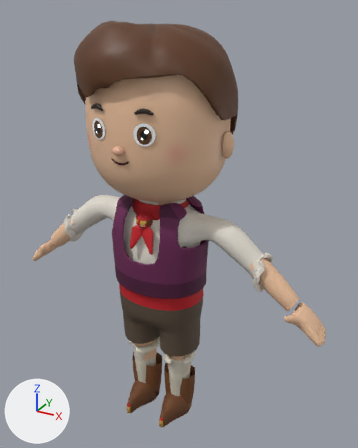
Renders of the Blender file entrega/personajes/protagonista/char_protagonista.blend from each side of a commit.
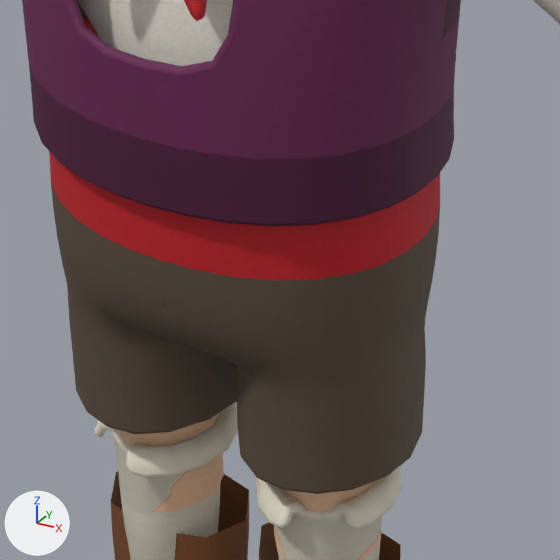
The first picture shows the older version from a 50 mm lens placed at (0.937, -1.546, 1.674), pointed at (0.055, 0.058, 0.872). The close-ups show the older and then the newer version on the part from 30% to 64% of the width and 56% to 83% of the height of that picture. Only the edits that show in the close-ups are written down. The axes (+X, +Y, +Z) are drawn at lower left. The lights are the same throughout.

The first close-up shows 'Acc_Scarf', 'Body', 'Boots', 'Shirt', 'Shorts', 'Socks', 'Vest'.
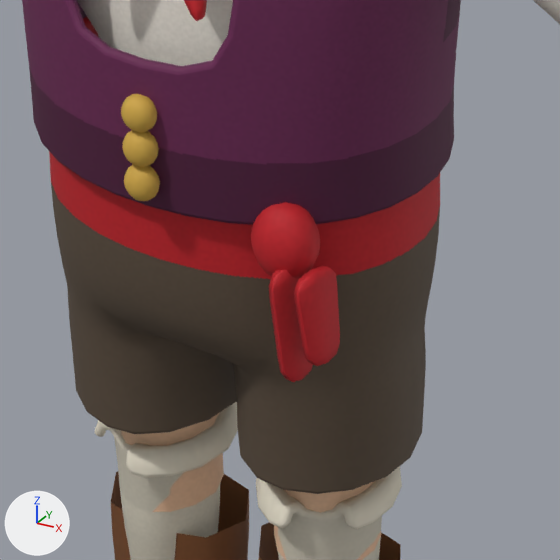
Where the change shows, as pixel boxes (x1, y1, x2, y2) in the close-ups (560 x 560 px):
'Acc_Scarf', reshaped
    before: (184, 0, 207, 21)
    after: (121, 0, 340, 382)
part 1 of me_acc_scarf, added (red)
    after: (251, 202, 320, 278)
part 2 of me_acc_scarf, added (orange)
    after: (124, 165, 160, 201)
part 3 of me_acc_scarf, added (orange)
    after: (122, 130, 159, 167)
part 4 of me_acc_scarf, added (orange)
    after: (121, 94, 157, 133)
part 5 of me_acc_scarf, added (red)
    after: (269, 265, 340, 382)

The change, as a list of edits to the scene's bpy script:
```text
Change me_acc_scarf:
    used by ob_acc_scarf; location = (0.0, 0.0, 0.0)
    remove me_acc_scarf.from_pydata(...)  # 102 vertices, 80 faces; spans x -0.112..0.112, y -0.138..0.108, z 0.82..1.02
    add me_acc_scarf.from_pydata(...)  # 234 vertices, 224 faces; spans x -0.112..0.164, y -0.168..0.108, z 0.506..1.02
    me_acc_scarf part 1: a new loose piece, a UV sphere (8 segments, 5 rings, poles along z) spanning x 0.093..0.143, y -0.147..-0.109, z 0.598..0.658, in mat_mat_protagonista_body (picture img_t_protagonista_body)
    me_acc_scarf part 2: a new loose piece, a UV sphere (8 segments, 4 rings, poles along z) spanning x -0.0095..0.0095, y -0.168..-0.158, z 0.6585..0.6775, in mat_mat_protagonista_body (picture img_t_protagonista_body)
    me_acc_scarf part 3: a new loose piece, a UV sphere (8 segments, 4 rings, poles along z) spanning x -0.0095..0.0095, y -0.168..-0.158, z 0.6915..0.7105, in mat_mat_protagonista_body (picture img_t_protagonista_body)
    me_acc_scarf part 4: a new loose piece, a UV sphere (8 segments, 4 rings, poles along z) spanning x -0.0095..0.0095, y -0.168..-0.158, z 0.7245..0.7435, in mat_mat_protagonista_body (picture img_t_protagonista_body)
    me_acc_scarf part 5: 20 vertices added at x 0.118..0.164, y -0.162..-0.118, z 0.506..0.616
```
